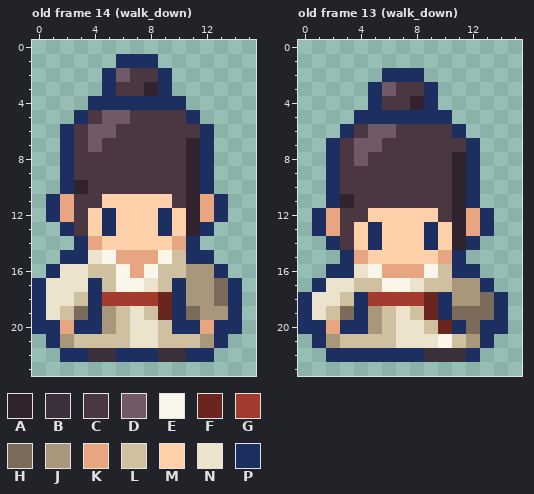
A pixel-art file gets an edit: assets/aseprite/character/main_character_robes_ai.aseprite. Above, as it was before the edit.
16x24 pixels, 24 frames. Shown: old frame 14 (walk_down), old frame 13 (walk_down). The commit also changed other frames, which this record leaves out.
Palette (. is transparent): A #30232e  B #3a2f3a  C #4a3742  D #715a67  E #fbf6ea  F #6a261d  G #a33b2f  H #7a6b5a  J #a8977a  K #e7a581  L #cfc0a0  M #ffd1ab  N #ece3cd  P #1c2f60
Pixels before, old frame 14 (walk_down), first column x 0:
 1 ......PPP......
 2 .....PDCCP.....
 3 .....PCCAP.....
 4 ....PPPPPPP....
 5 ...PCDDCCCCP...
 6 ..PCDDCCCCCCP..
 7 ..PCDCCCCCCAP..
 8 ..PCCCCCCCCAP..
 9 ..PCCCCCCCCAP..
10 ..PACCCCCCCAP..
11 .PKCCMMMMMCAKP.
12 .PKCMPMMMPMAKP.
13 ..PCMPMMMPMAP..
14 ...PKMMMMMKP...
15 ..PPNEKKKELPP..
16 .PNNLLEKELLJJP.
17 PNNNPLEENLPJJHP
18 PNNLPGGGGFPJJHP
19 PNLHPJLNLFPHJJP
20 PPKPPJLNNLPPKPP
21 .PJLLLLNNLLLJP.
22 ..PPBBPPPBBPP..
Pixels before, old frame 13 (walk_down), first column x 0:
 2 ......PPP......
 3 .....PDCCP.....
 4 .....PCCAP.....
 5 ....PPPPPPP....
 6 ...PCDDCCCCP...
 7 ..PCDDCCCCCCP..
 8 ..PCDCCCCCCAP..
 9 ..PCCCCCCCCAP..
10 ..PCCCCCCCCAP..
11 ..PACCCCCCCAP..
12 .PKCCMMMMMCAKP.
13 .PKCMPMMMPMAKP.
14 ..PCMPMMMPMAP..
15 ...PKMMMMMKP...
16 ..PPNEKKKELPP..
17 .PNNLLEENLLJJP.
18 PNNLPGGGGFPJJHP
19 PNLHPJLNLFPHHHP
20 PPKPPJLNNLFPHPP
21 .PJLLLLNNNELJP.
22 ..PPPPPPPBBBP..
The result:
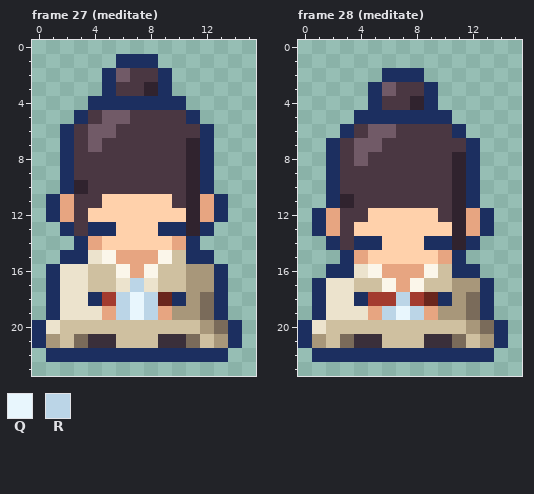
Colours new in this view: Q #e8f6fd  R #bbd5e7
A new or re-ordered frame is compared with the old frame closest to it.
From old to new:
frames 24 -> 40
Frame 27 (meditate) is new; against old frame 14 (walk_down):
y 12: x 5 P -> M; x 9 P -> M
y 13: x 4 M -> P; x 10 M -> P
y 17: x 0..1 PN -> .P; x 4 P -> L; x 6..7 EE -> NR; x 10 P -> L; x 13..14 HP -> P.
y 18: x 0..1 PN -> .P; x 3 L -> N; x 6..8 GGG -> RQR; x 12..14 JHP -> HP.
y 19: x 0..14 PNLHPJLNLFPHJJP -> .PNNNKRQRKJJHP.
y 20: x 1..5 PKPPJ -> NLLLL; x 7..8 NN -> LL; x 10..13 PPKP -> LLJH
y 21: x 0..5 .PJLLL -> PJLHBB; x 7..14 NNLLLJP. -> LLBBHLJP
y 22: x 1 . -> P; x 4..5 BB -> PP; x 9..10 BB -> PP; x 13 . -> P
Frame 28 (meditate) is new; against old frame 13 (walk_down):
y 13: x 5 P -> M; x 9 P -> M
y 14: x 4 M -> P; x 10 M -> P
y 17: x 7..8 EN -> KE
y 18: x 0..1 PN -> .P; x 3 L -> N; x 7 G -> R; x 12..14 JHP -> HP.
y 19: x 0..11 PNLHPJLNLFPH -> .PNNNKRQRKJJ; x 13..14 HP -> P.
y 20: x 1..5 PKPPJ -> NLLLL; x 7..8 NN -> LL; x 10..13 FPHP -> LLJH
y 21: x 0..5 .PJLLL -> PJLHBB; x 7..14 NNNELJP. -> LLBBHLJP
y 22: x 1 . -> P; x 9..11 BBB -> PPP; x 13 . -> P
Where, in picture pixels (left, top, right, bottom), the same in both pictures:
changed: (32, 208, 242, 362)
changed: (298, 222, 508, 362)
